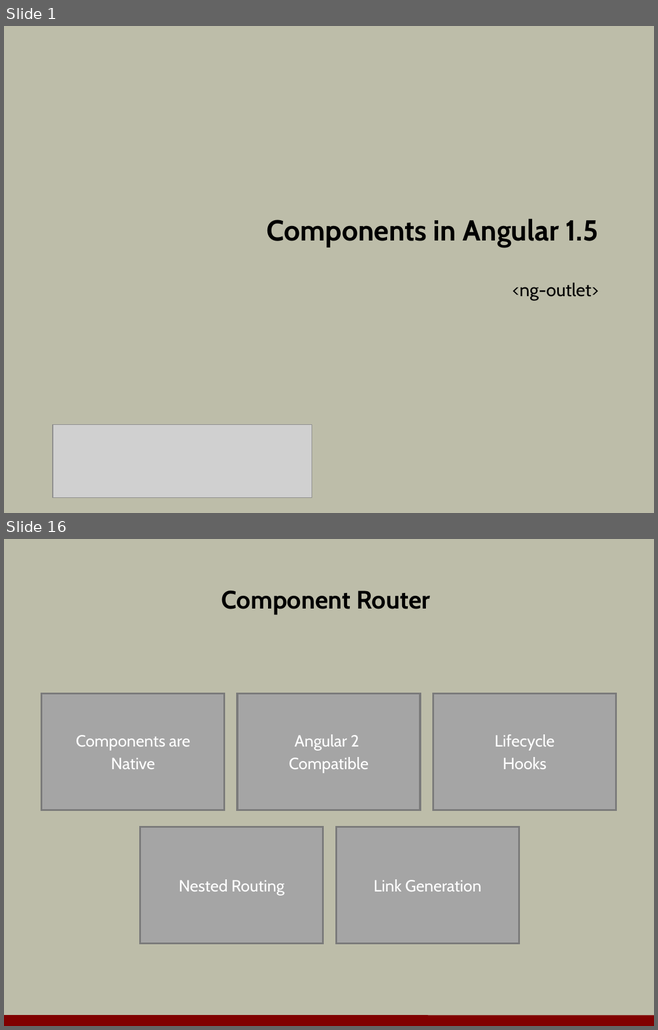
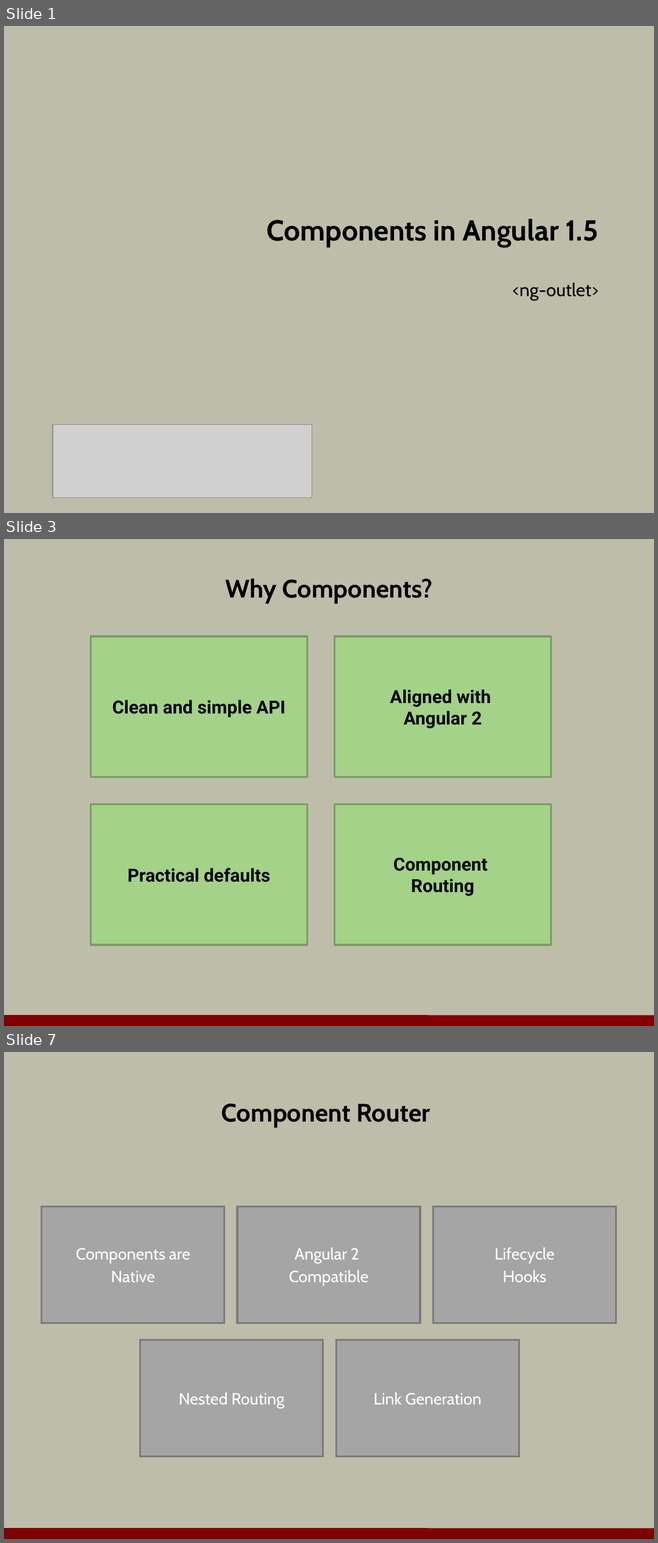
Before and after one commit to OdeToCode/classes, a slide deck: angularjs/slides/a2_components.pptx. Shown one above the other, each under a label of ours: slides 1 and 16 before the commit, slides 1, 3 and 7 after it; the slides between them are not shown. The pictures are 658x1030 and 658x1543 pixels, drawn with LibreOffice and Linux fonts; fonts in the diff are those of the drawing; grey boxes stand for pictures; background and template pictures are left out. Boxes give left, top, right and bottom in pixels: in the first picture for what was removed or moved away, otherwise in the second. Text is boxed around its words. In the diff, an @@ line names an element or a change of style, - is before the commit and + after.

```diff
--- a/angularjs/slides/a2_components.pptx
+++ b/angularjs/slides/a2_components.pptx
@@ slide 3 added at (4,539,654,1026), background #BDBDA9; not listed: 1 template element that a slide beside it also shows @@
@@ title added at (225,578,433,603), 28 pt, text #000000, bold @@
+Why Components?
@@ rectangle added at (90,636,307,777), fill #A4D289, outline #799B65 2 pt, 20 pt, text #000000, bold @@
+Clean and simple API
@@ rectangle added at (334,636,550,777), fill #A4D289, outline #799B65 2 pt, 20 pt, text #000000, bold @@
+Aligned with
+Angular 2
@@ rectangle added at (90,804,307,945), fill #A4D289, outline #799B65 2 pt, 20 pt, text #000000, bold @@
+Practical defaults
@@ rectangle added at (334,804,550,945), fill #A4D289, outline #799B65 2 pt, 20 pt, text #000000, bold @@
+Component
+Routing
@@ what was slide 16 is now slide 7 @@
```
Also in this commit, not shown: 6 slides changed, 4 other slides added, 10 slides removed, 5 other files.
